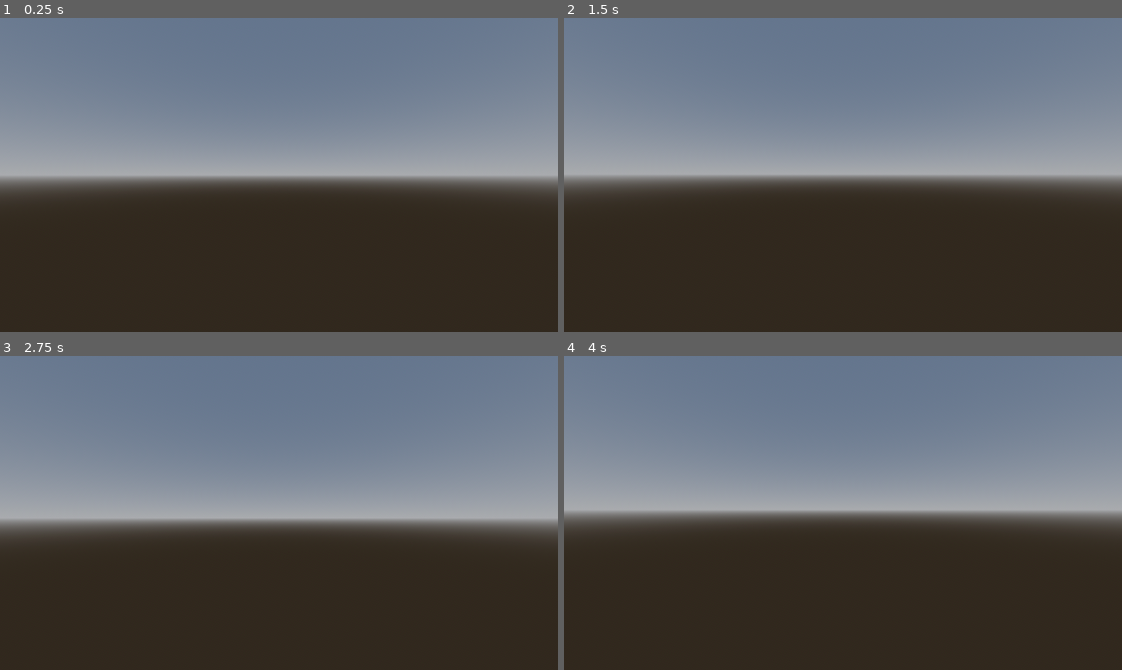
Above: before the commit, frames 1-4 (two rows, left to right).
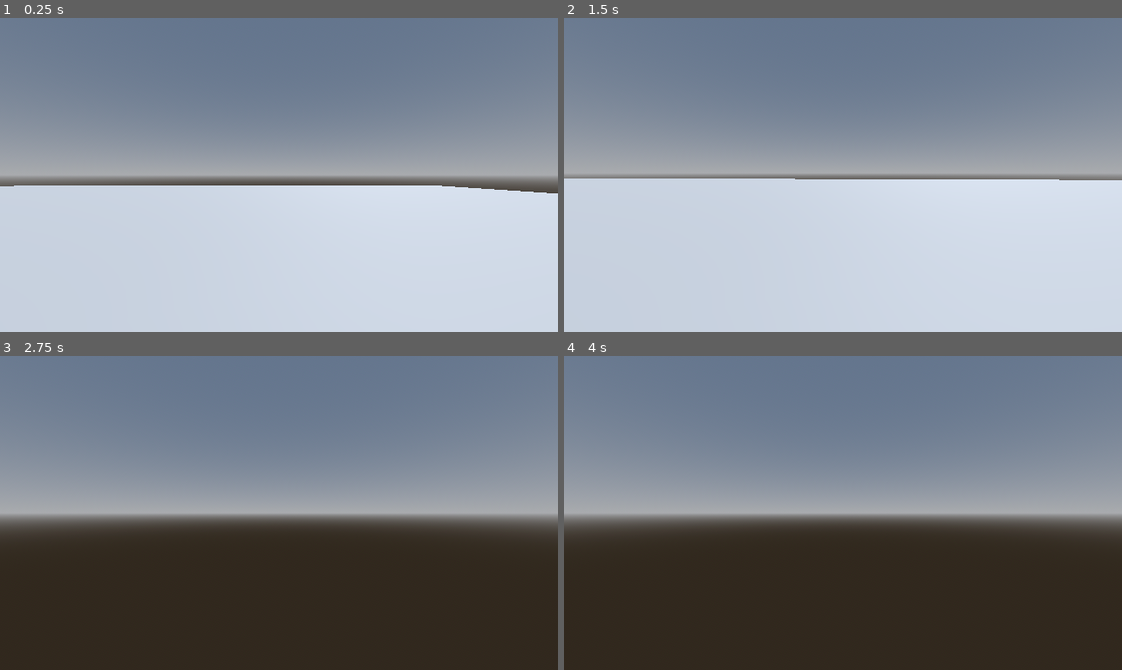
Above: after the commit, the same moments.

Repository: Torchki-Inc/one-bit-jam-12
Game: Godot game, scene res://src/scenes/debug/world.tscn
The game is run twice, just before and just after one commit, with the same random seed, the same clock (stepped at 60 frames per second) and the same inputs. This scene is started directly instead of the project's main scene. The engine's default icon, where the game draws it, is replaced by a stand-in: a white triangle on a blue panel in a dark square.
Inputs (mouse positions are in pixels of both pictures, inside the frame that each line leads up to):
- Up to frame 1 (0.25 s): no input
- Up to frame 2 (1.5 s): move the mouse to (870, 175) at 0.52 s; hold W (move_up) from 0.53 s (still down); tap I at 0.6, 1.35 s; tap Enter at 1.25 s; move the mouse to (815, 175) at 1.27 s
- Up to frame 3 (2.75 s): keep holding W (move_up); move the mouse to (290, 506) at 2.02 s; tap I at 2.1 s
- Up to frame 4 (4 s): keep holding W (move_up); move the mouse to (837, 519) at 2.77 s; tap I at 2.85, 3.6 s; tap Space at 3.5 s; move the mouse to (887, 516) at 3.52 s

The runs differ from the first frame. In frame 1, 46% of the frame differs, in the area x 0-100%, y 53-100%; in frame 2, 49%, in the area x 0-100%, y 51-100%; in frame 3, 3.6%; in frame 4, 2.1%.

Commit message:
add camera shake during walking

Diff:
--- a/one-bit-west/src/scenes/debug/world.tscn
+++ b/one-bit-west/src/scenes/debug/world.tscn
@@ -23,5 +23,10 @@
 transform = Transform3D(-0.8660254, -0.43301278, 0.25, 0, 0.49999997, 0.86602545, -0.50000006, 0.75, -0.43301266, 0, 0, 0)
 shadow_enabled = true
 
+[node name="CSGBox3D" type="CSGBox3D" parent="." unique_id=748881278]
+transform = Transform3D(1, 0, 0, 0, 1, 0, 0, 0, 1, -3.1891732, -0.4913578, -0.6171484)
+use_collision = true
+size = Vector3(26.816711, 0.36572266, 25.93409)
+
 [node name="Player" parent="." unique_id=986646973 instance=ExtResource("1_5lxvg")]
 transform = Transform3D(1, 0, 0, 0, 1, 0, 0, 0, 1, 0, 0.7, 0)
--- a/one-bit-west/src/scenes/player/player.tscn
+++ b/one-bit-west/src/scenes/player/player.tscn
@@ -2,6 +2,7 @@
 
 [ext_resource type="Script" uid="uid://bow3oaefcxhol" path="res://src/scripts/player/player.gd" id="1_swhsd"]
 [ext_resource type="Texture2D" uid="uid://b33tp883dchjw" path="res://icon.svg" id="2_qopur"]
+[ext_resource type="Script" uid="uid://yl1n54r6xpmb" path="res://src/scripts/systems/camera_shake.gd" id="3_n52bt"]
 
 [sub_resource type="BoxShape3D" id="BoxShape3D_c8qny"]
 size = Vector3(1, 1, 0.09814453)
@@ -18,5 +19,5 @@
 
 [node name="Head" type="Node3D" parent="." unique_id=1664977333]
 
-[node name="Camera3D" type="Camera3D" parent="Head" unique_id=1181811111]
-transform = Transform3D(1, 0, 0, 0, 1, 0, 0, 0, 1, 0, 0.48002672, 0)
+[node name="Camera3D" type="Camera3D" parent="Head" unique_id=129504742]
+script = ExtResource("3_n52bt")
--- /dev/null
+++ b/one-bit-west/src/scripts/systems/camera_shake.gd
@@ -0,0 +1,33 @@
+extends Camera3D
+
+var shake_intensity: float = 0.0
+var shake_duration: float = 0.0
+var walk_intensity: float = 0.02 # Footstep bob strength
+var walk_speed: float = 12.0 # Bob frequency
+var noise_time: float = 0.0
+
+
+# Called when the node enters the scene tree for the first time.
+func _ready() -> void:
+	print("parent: ", get_parent())
+	print("grandparent: ", get_parent().get_parent())
+	print("is CharacterBody3D: ", get_parent().get_parent() is CharacterBody3D)
+
+
+func shake(intensity: float, duration: float = 0.15) -> void:
+	shake_intensity = intensity
+	shake_duration = duration
+
+
+func _process(delta: float) -> void:
+	noise_time += delta
+
+	var bob_offset := Vector3.ZERO
+	var parent_body := get_parent().get_parent() as CharacterBody3D
+	if parent_body and parent_body.is_on_floor():
+		var speed_factor := parent_body.velocity.length() / 7.5 # normalize to SPEED
+		if speed_factor > 0.05:
+			bob_offset.y = sin(noise_time * walk_speed) * walk_intensity * speed_factor
+			bob_offset.x = cos(noise_time * walk_speed * 0.5) * walk_intensity * 0.5 * speed_factor
+
+	rotation = bob_offset
Not shown, added: one-bit-west/src/scripts/systems/camera_shake.gd.uid
